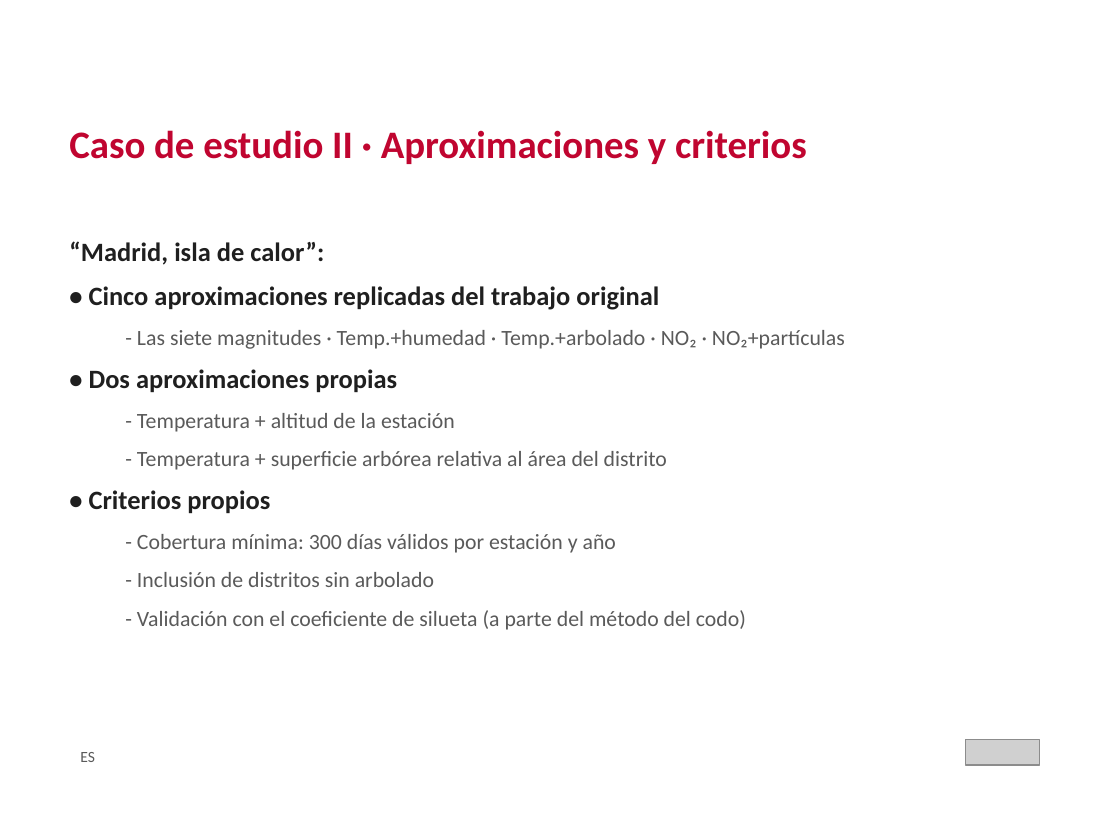
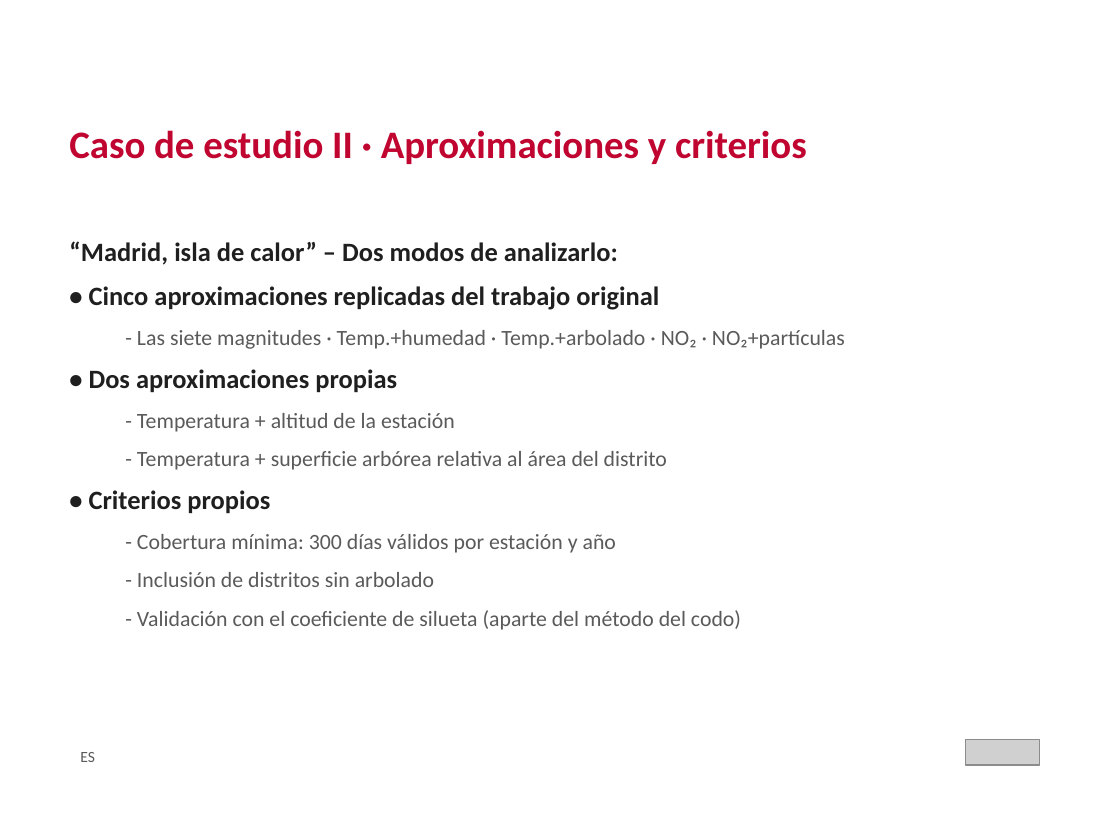
Before and after one commit to crismo04/TFM-cloud-soliutions-to-public-data, a slide deck: slide 11 of master's thesis/TFM_MII_Cloud_AI_PublicData_MolinaCristian_2026.pptx (slide 14 before the commit). Drawn at 1120x840 pixels with LibreOffice and Linux fonts; fonts in the diff are those of the drawing; grey boxes stand for pictures; background and template pictures are left out. Boxes give left, top, right and bottom in pixels: in the first picture for what was removed or moved away, otherwise in the second. Text is boxed around its words. In the diff, an @@ line names an element or a change of style, - is before the commit and + after.

```diff
--- a/master's thesis/TFM_MII_Cloud_AI_PublicData_MolinaCristian_2026.pptx
+++ b/master's thesis/TFM_MII_Cloud_AI_PublicData_MolinaCristian_2026.pptx
@@ text at (x1=69, y1=241, x2=618, y2=265): text changed @@
-“Madrid, isla de calor”:
+“Madrid, isla de calor” – Dos modos de analizarlo:
@@ text at (x1=137, y1=610, x2=741, y2=630): spaces changed @@
-  - Validación con el coeficiente de silueta (a parte del método del codo)
+  - Validación con el coeficiente de silueta (aparte del método del codo)
```
Also in this commit, not shown: 12 other slides changed, 1 slide removed, 1 other file.
